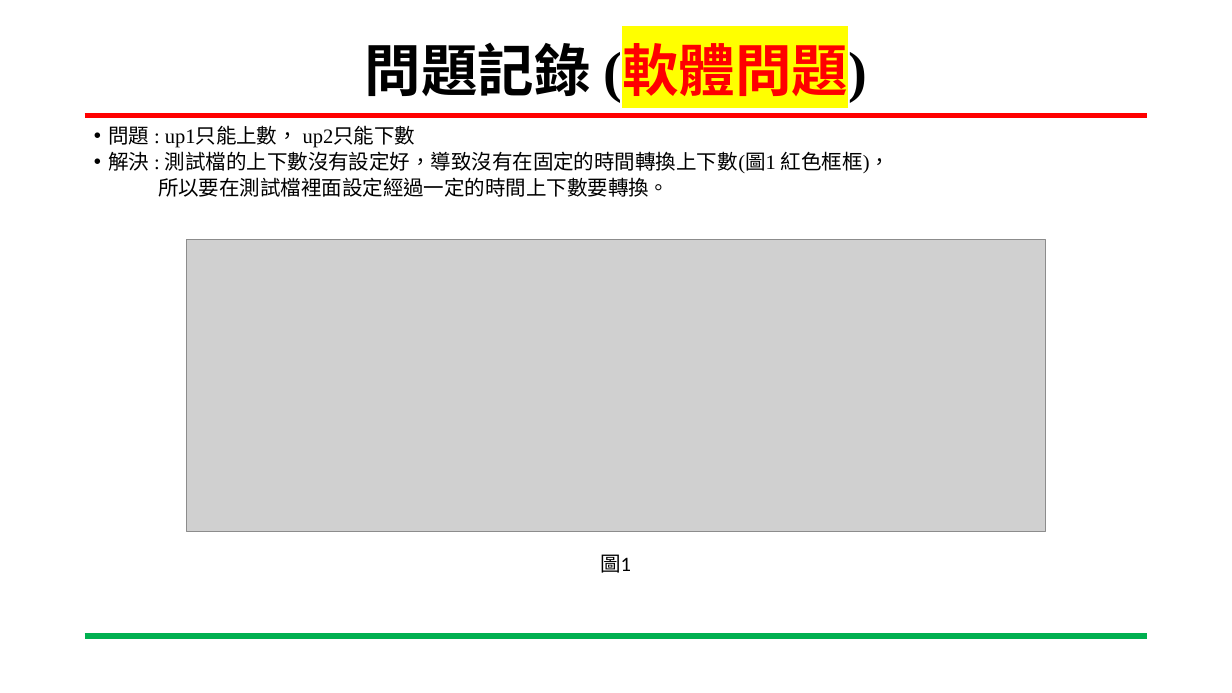
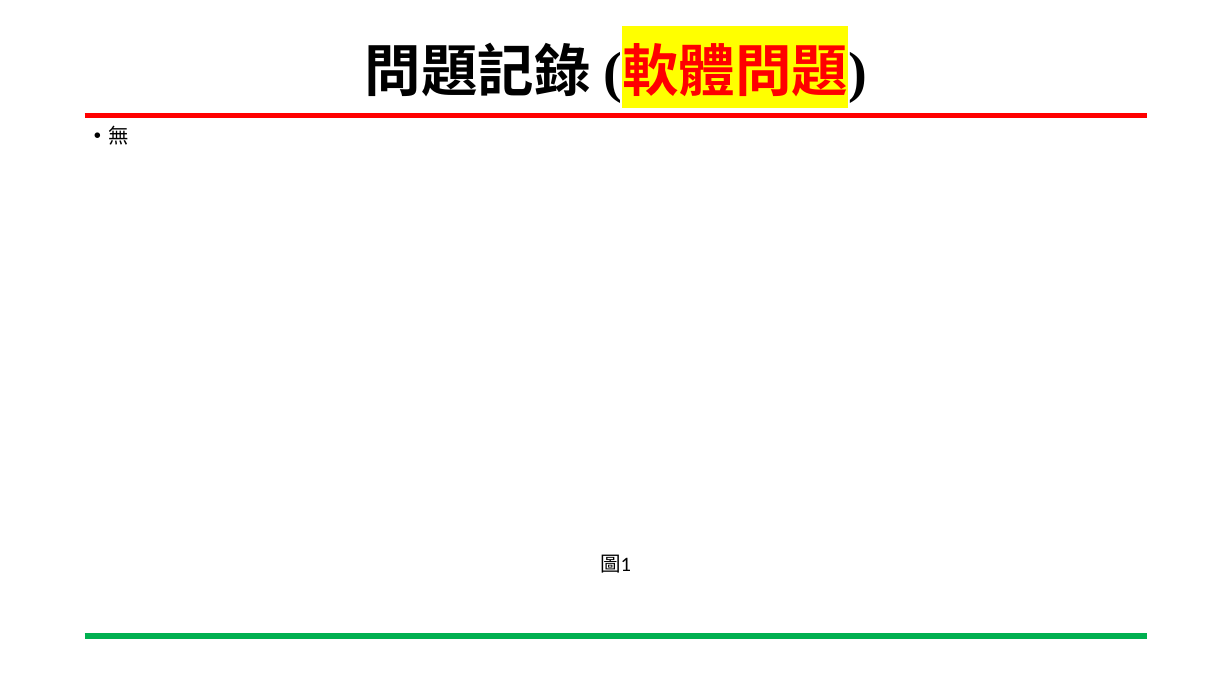
Before and after one commit to xuanaka/SoC_lab, a slide deck: slide 12 of 專案進度報告.pptx (slide 14 before the commit). Drawn at 1232x693 pixels with LibreOffice and Linux fonts; fonts in the diff are those of the drawing; grey boxes stand for pictures; background and template pictures are left out. Boxes give left, top, right and bottom in pixels: in the first picture for what was removed or moved away, otherwise in the second. Text is boxed around its words. In the diff, an @@ line names an element or a change of style, - is before the commit and + after.

```diff
--- a/專案進度報告.pptx
+++ b/專案進度報告.pptx
@@ text at [108,125,129,145]: text changed @@
-• 問題 : up1只能上數， up2只能下數
-• 解決 : 測試檔的上下數沒有設定好，導致沒有在固定的時間轉換上下數(圖1 紅色框框)，
-所以要在測試檔裡面設定經過一定的時間上下數要轉換。
+• 無
@@ picture removed at [187,239,1046,531] @@
```
Also in this commit, not shown: 12 other slides changed, 2 slides removed.
